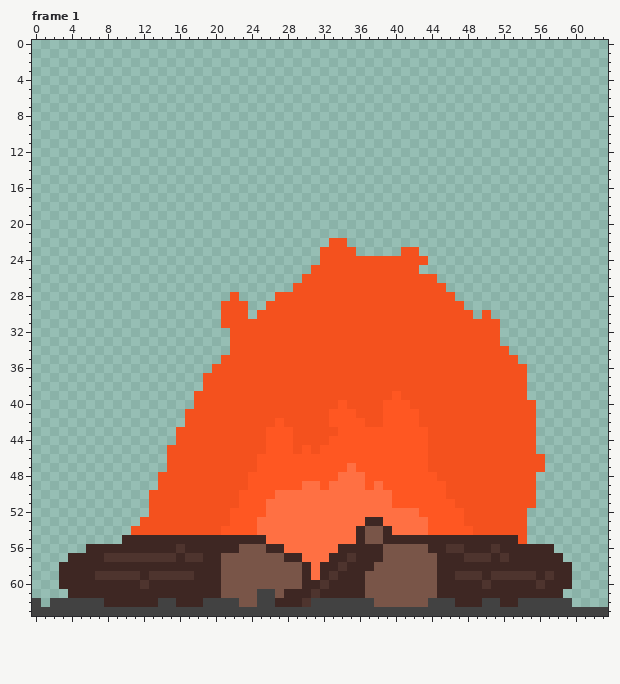
One commit to this pixel-art file: Sprite Source Files/Objects/Karadsheh_Animate_Fire_Pit.ase. The first picture shows the starting point.
64x64 pixels, 20 frames. Shown: frame 1. The commit also changed other frames, which this record leaves out.
Once edited:
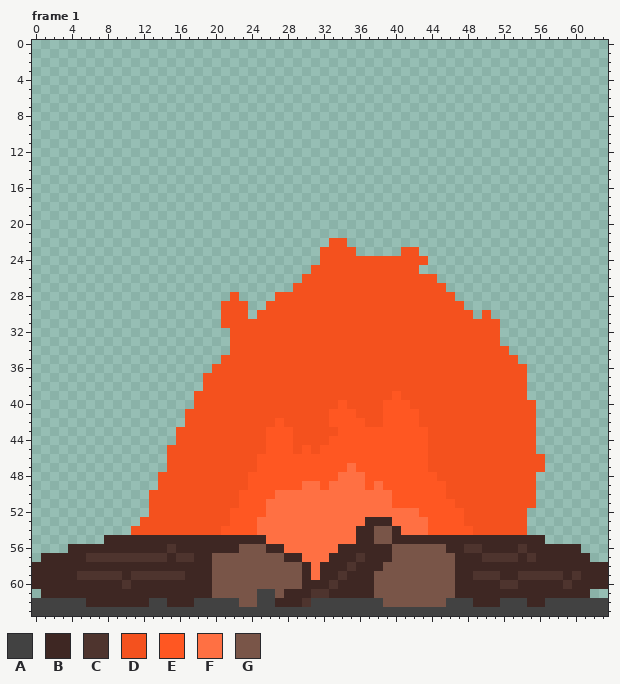
Palette (. is transparent): A #424242  B #3e2723  C #4e342e  D #f4511e  E #ff5722  F #ff7043  G #795548
Change:
Frame 1, layer "Layer 4":
The edit adds colour A in row 62 at x 1 and 60 to 63.
Colour B gives way to colour A in row 62 at x 13, 18, 47 to 48 and 52 to 53.
Colour G gives way to colour A in row 62 at x 38.
The edit adds colour B in row 55 at x 8 to 9 and 55 to 56; in row 56 at x 4 to 5 and 58 to 60; in row 57 at x 1 to 3 and 59 to 61; in row 58 at x 0 to 2 and 60 to 63; in row 59 at x 0 to 2 and 61 to 63; in row 60 at x 0 to 2 and 60 to 63.
The edit adds colour B in row 61 at x 1 to 3 and 59 to 61.
Colour A gives way to colour B in row 62 at x 6 to 7, 15, 50 to 51 and 55 to 56.
Colour C gives way to colour B in row 56 at x 16, 46 to 47 and 51; in row 57 at x 15, 18, 35 and 48 to 49; in row 58 at x 34; in row 59 at x 10, 17, 33, 47 to 48 and 52 to 53; in row 60 at x 12, 32, 50 and 56.
Colour D gives way to colour B in row 55 at x 54.
Colour F gives way to colour B in row 53 at x 39; in row 54 at x 40.
Colour G gives way to colour B in rows 54 to 55 at x 37; in rows 56 to 57 at x 39; in row 58 at x 38; in rows 59 to 61 at x 37.
The edit adds colour C in row 59 at x 60.
Colour B gives way to colour C in row 56 at x 15, 48 to 49 and 54; in row 57 at x 6 to 7, 16, 36, 51, 53 and 55; in row 58 at x 35; in row 59 at x 5 to 6, 12, 34, 50, 56 and 58; in row 60 at x 10, 33, 52 to 53 and 59; in row 61 at x 32.
Colour A gives way to colour G in row 62 at x 44 to 45.
Colour B gives way to colour G in rows 54 to 55 at x 39; in row 56 at x 44 to 45; in rows 57 to 61 at x 20 and 45 to 46.
Changed places in both pictures, as pixel boxes (x1, y1, x2, y2):
changed: (320, 517, 608, 607)
changed: (32, 535, 221, 607)
